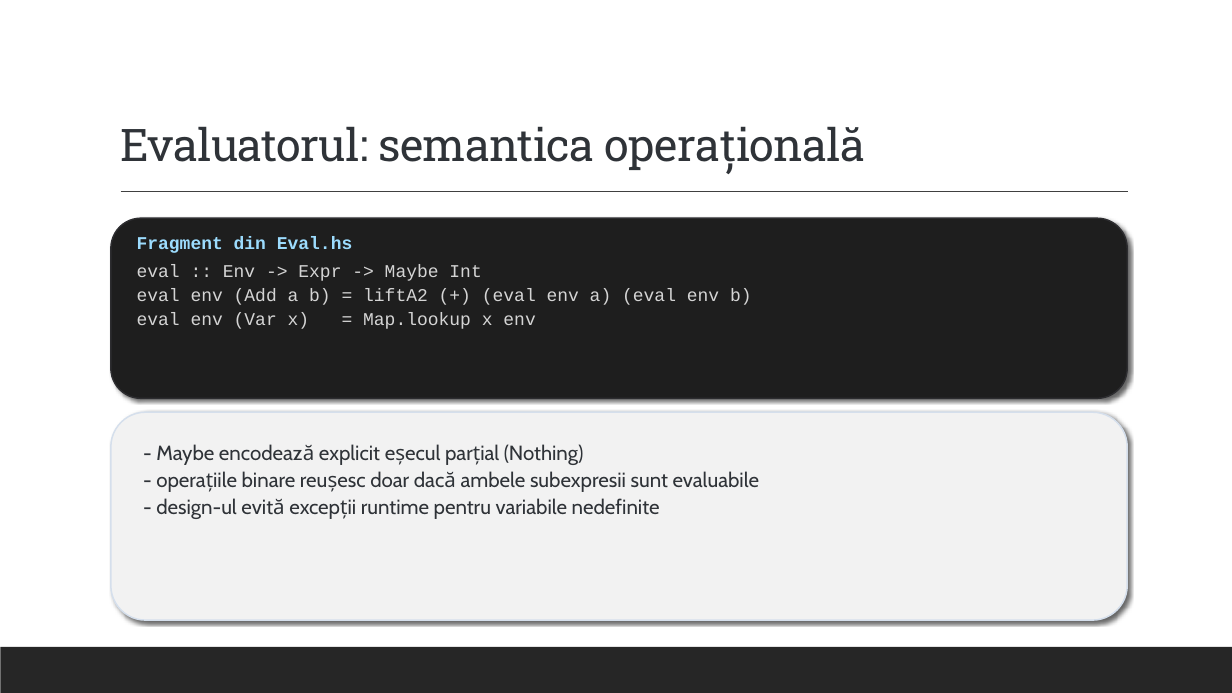
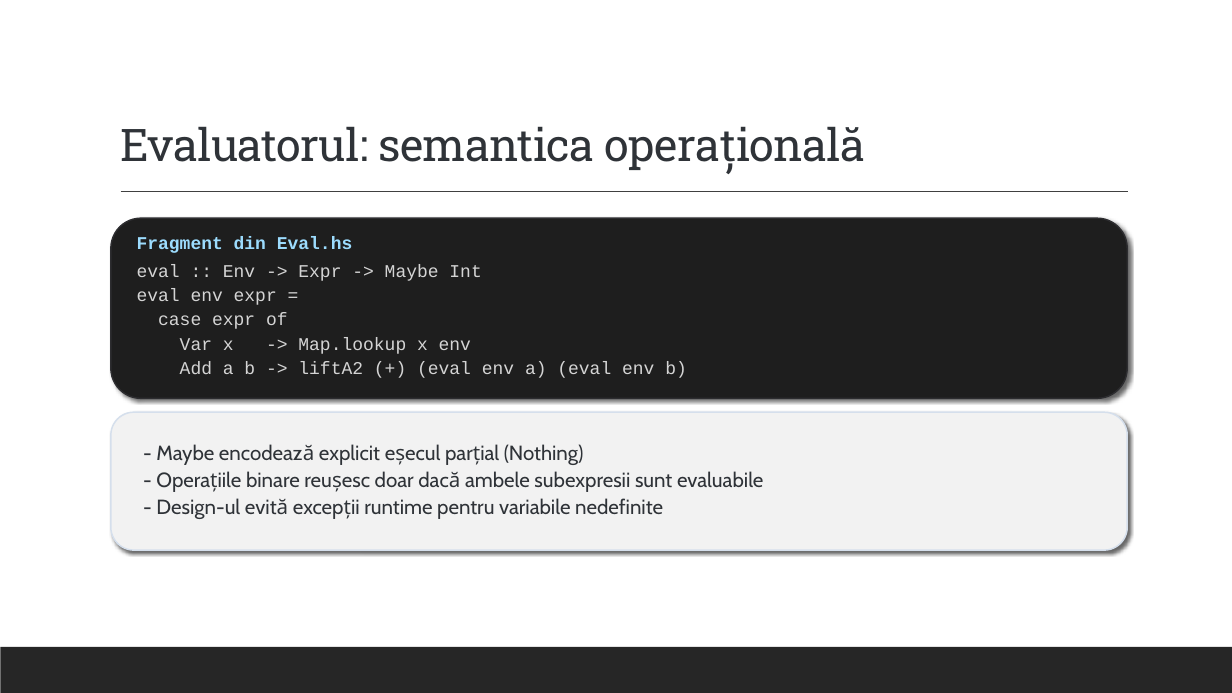
Before and after one commit to alexandrunite/MFIS_Project, a slide deck: slide 8 of Testarea property-based folosind QuickCheck.pptx. Drawn at 1232x693 pixels with LibreOffice and Linux fonts; fonts in the diff are those of the drawing. Boxes give left, top, right and bottom in pixels: in the first picture for what was removed or moved away, otherwise in the second. Text is boxed around its words. In the diff, an @@ line names an element or a change of style, - is before the commit and + after.

```diff
--- a/Testarea property-based folosind QuickCheck.pptx
+++ b/Testarea property-based folosind QuickCheck.pptx
@@ text at (137,289,687,378): text changed @@
-eval env (Add a b) = liftA2 (+) (eval env a) (eval env b)
-eval env (Var x) = Map.lookup x env
+eval env expr =
+case expr of
+Var x -> Map.lookup x env
+Add a b -> liftA2 (+) (eval env a) (eval env b)
@@ rounded rectangle: place and size @@
-rounded rectangle at (111,412,1128,620)
+rounded rectangle at (111,412,1128,550)
@@ text at (156,471,763,519): text changed @@
-- operațiile binare reușesc doar dacă ambele subexpresii sunt evaluabile
-- design-ul evită excepții runtime pentru variabile nedefinite
+- Operațiile binare reușesc doar dacă ambele subexpresii sunt evaluabile
+- Design-ul evită excepții runtime pentru variabile nedefinite
```
Also in this commit, not shown: 20 other slides changed, 7 other files.
